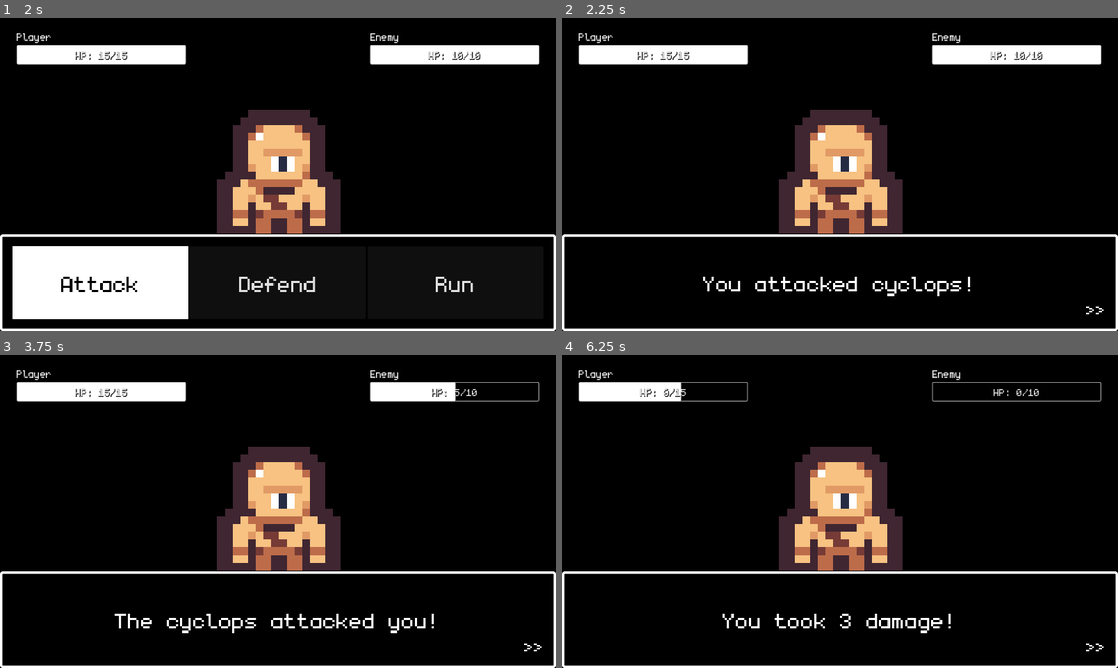
Above: before the commit, frames 1-4 (two rows, left to right).
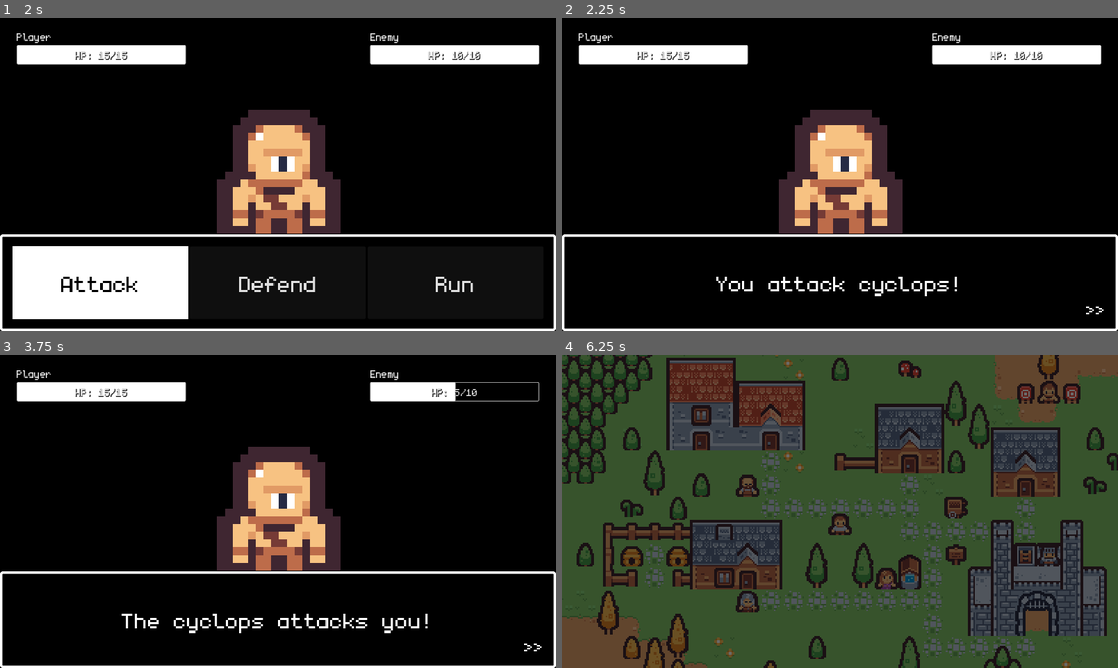
Above: after the commit, the same moments.

Repository: Teeohbee/TinyTown
Game: Godot game, scene res://world.tscn
Two runs of this game, one before a commit and one after it. Both use one fixed random seed, a clock stepped at 60 frames per second and the inputs below.
Inputs:
- Up to frame 1 (2 s): tap Enter (ui_accept) at 0.5, 0.77, 1.52 s; hold Right (ui_right) 0.53-1.28 s; hold Down (ui_down) from 1.28 s (still down)
- Up to frame 2 (2.25 s): release Down (ui_down) at 2 s; click "Attack" at 2 s
- Up to frame 3 (3.75 s): tap Enter (ui_accept) at 2.75, 3.5 s; hold Right (ui_right) 2.78-3.53 s; hold Up (ui_up) from 3.53 s (still down)
- Up to frame 4 (6.25 s): tap Enter (ui_accept) at 3.77, 4.25, 4.52, 5, 5.27, 5.75 s; release Up (ui_up) at 4.28 s; hold Left (ui_left) 4.28-5.78 s; hold Down (ui_down) from 5.78 s (still down)

Frame 1 is identical in both runs. In frame 2, 0.7% of the frame differs, in the area x 25-74%, y 82-89%; in frame 3, 1.3%; in frame 4, 100%, in the area x 0-100%, y 0-100%.

Commit message:
Implement new battle mechanics - Player can defend - Implement Enemy and Player death

Diff:
--- a/battle.gd
+++ b/battle.gd
@@ -27,29 +27,62 @@
 
 # Changes the current scene to the world scene when the run button is pressed
 func _on_run_pressed():
-	show_text_box("You managed to escape!")
+	show_text_box("You attempt to run away!")
 	await self.text_box_closed
-	SceneTransition.change_scene_to_file(WORLD_SCENE_PATH)
+	var chance = randi_range(0, 1)
+	if chance == 1:
+		show_text_box("You managed to escape!")
+		await self.text_box_closed
+		SceneTransition.change_scene_to_file(WORLD_SCENE_PATH)
+	else:
+		show_text_box("You couldn't escape!")
+		await self.text_box_closed
+		enemy_turn()
 
 
 func _on_attack_pressed():
-	show_text_box("You attacked " + enemy_name + "!")
+	show_text_box("You attack " + enemy_name + "!")
 	await self.text_box_closed
-	$Enemy.health -= PlayerState.damage
+	$Enemy.health = max(0, $Enemy.health - PlayerState.damage)
 	update_health_bar($EnemyHealth/ProgressBar, $Enemy)
 	show_text_box("You dealt " + str(PlayerState.damage) + " damage!")
 	await self.text_box_closed
-	enemy_turn()
+	if $Enemy.health == 0:
+		enemy_death()
+	else:
+		enemy_turn()
 
 
-func enemy_turn():
-	show_text_box("The " + enemy_name + " attacked you!")
+func _on_defend_pressed():
+	show_text_box("You take a defensive position!")
 	await self.text_box_closed
-	PlayerState.health -= $Enemy.damage
+	enemy_turn(true)
+
+
+func enemy_turn(defending: bool = false):
+	show_text_box("The " + enemy_name + " attacks you!")
+	await self.text_box_closed
+	var damage = $Enemy.damage / 2 if defending else $Enemy.damage
+	PlayerState.health = max(0, PlayerState.health - damage)
 	update_health_bar($PlayerHealth/ProgressBar, PlayerState)
-	show_text_box("You took " + str($Enemy.damage) + " damage!")
+	show_text_box("You took " + str(damage) + " damage!")
 	await self.text_box_closed
-	hide_text_box()
+	if PlayerState.health == 0:
+		player_death()
+	else:
+		hide_text_box()
+
+
+func player_death():
+	show_text_box("You were defeated!")
+	await self.text_box_closed
+	show_text_box("GAME OVER!")
+
+
+func enemy_death():
+	show_text_box("You defeated " + enemy_name + "!")
+	await self.text_box_closed
+	SceneTransition.change_scene_to_file(WORLD_SCENE_PATH)
 
 
 func show_text_box(message):
--- a/battle.tscn
+++ b/battle.tscn
@@ -330,4 +330,5 @@
 text = "HP: 6/10"
 
 [connection signal="pressed" from="Panel/ActionButtons/Attack" to="." method="_on_attack_pressed"]
+[connection signal="pressed" from="Panel/ActionButtons/Defend" to="." method="_on_defend_pressed"]
 [connection signal="pressed" from="Panel/ActionButtons/Run" to="." method="_on_run_pressed"]
